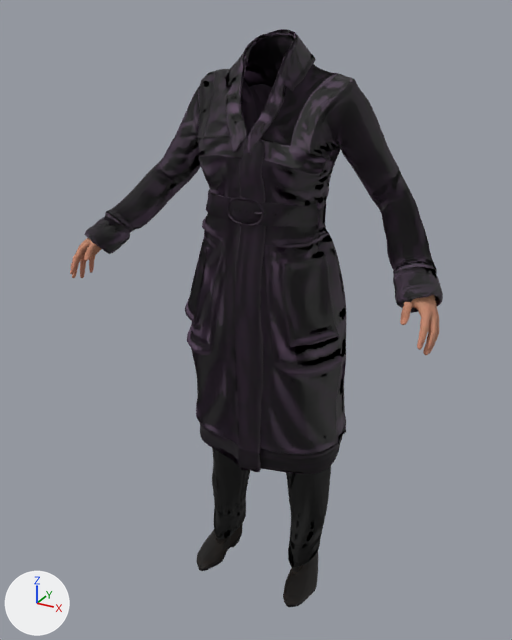
A saved change to the glTF model assets/people/mh/defne.dress-warm.gltf.
Both versions are drawn from a camera (50 mm lens) standing at (0.779, -1.45, 0.376) and looking at (-0.027, 0.016, -0.357). Every picture has the same lights, and +X, +Y and +Z are marked at lower left. The picture after the commit comes second. Where no turn or scale is listed for an object, it has been applied to the vertices. Vertices at exactly the same position are counted once.

Objects in the first picture: 'body', 'clothes:punkduck_winter_coat', 'clothes:toigo_ankle_boots_female', 'clothes:toigo_wool_pants'.
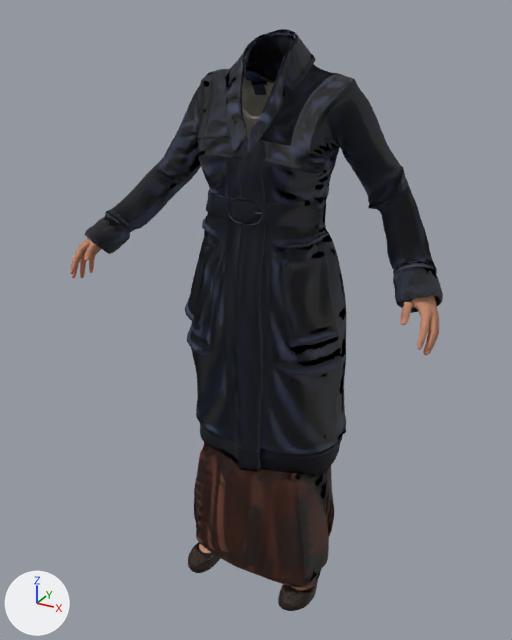
The newer file is also turned or shifted as a whole; pictures and numbers use the older file's frame.

Location of each change, (x1, y1, x2, y2) in pixels of the pictures (512 x 640 px; the box of a moved part takes in the faces that stretch with it):
'clothes:mindfront_f_dress_09', added (brown)
    after: (194, 442, 334, 589)
'clothes:toigo_wool_pants', deleted
    before: (212, 448, 331, 568)
'clothes:toigo_ankle_boots_female', deleted
    before: (197, 523, 318, 607)
'clothes:toigo_flats', added
    after: (188, 542, 318, 611)
'clothes:elvs_ruffle_sleeve_peasant_blouse_1', added
    after: (242, 76, 275, 138)
part 1 of me_clothes_punkduck_winter_coat, moved or reshaped
    before: (172, 73, 412, 218)
    after: (172, 73, 413, 218)

The edits, one by one:
Picture '97f60ddf9a34077329aa.webp' (img_97f60ddf9a34077329aa_webp) is new.
Picture 'weave:leather:toigo_flats' (img_weave_leather_toigo_flats) is new.
Picture 'weave:wool:mindfront_f_dress_09:in' (img_weave_wool_mindfront_f_dress_09_in) is new.
Picture 'e846f87e74ed1182ff48.webp' (img_e846f87e74ed1182ff48_webp) is new.
Picture 'bdc4f0d3a9fb1ecb912b.webp' (img_bdc4f0d3a9fb1ecb912b_webp) is new.
Picture 'weave:canvas:elvs_ruffle_sleeve_peasant_blouse_1:in' (img_weave_canvas_elvs_ruffle_sleeve_peasant_blouse_1_in) is new.
Material 'clothes:toigo_flats' (mat_clothes_toigo_flats) is new.
Uses the picture img_97f60ddf9a34077329aa_webp.
Uses the picture img_weave_leather_toigo_flats.
Material 'clothes:mindfront_f_dress_09' (mat_clothes_mindfront_f_dress_09) is new.
Uses the picture img_e846f87e74ed1182ff48_webp.
Uses the picture img_weave_wool_mindfront_f_dress_09_in.
Material 'clothes:elvs_ruffle_sleeve_peasant_blouse_1' (mat_clothes_elvs_ruffle_sleeve_peasant_blouse_1) is new.
Uses the picture img_bdc4f0d3a9fb1ecb912b_webp.
Uses the picture img_weave_canvas_elvs_ruffle_sleeve_peasant_blouse_1_in.
me_clothes_punkduck_winter_coat is used by ob_clothes_punkduck_winter_coat; location (0.0, 0.0, 0.0).
me_clothes_punkduck_winter_coat had 14898 vertices, 29630 faces and spanned x -0.461..0.461, y -0.146..0.201, z -0.737..0.333.
me_clothes_punkduck_winter_coat now has 14904 vertices, 29642 faces and spans x -0.461..0.461, y -0.146..0.201, z -0.737..0.333.
me_clothes_punkduck_winter_coat part 1: 430 vertices moved from x -0.263..0.336, y -0.105..0.141, z -0.048..0.246 to x -0.262..0.337, y -0.105..0.14, z -0.048..0.246; 15 vertices removed from x -0.006..0.282, y -0.105..0.043, z -0.037..0.116; 21 vertices added at x -0.009..0.282, y -0.106..0.036, z -0.037..0.117.
Other edits to the shape of me_clothes_punkduck_winter_coat do not show in these pictures.
Mesh me_clothes_toigo_flats is new.
It has 3778 vertices, 7539 faces and spans x -0.199..0.199, y 0.196..0.431, z -0.101..-0.043.
It uses material mat_clothes_toigo_flats.
Mesh me_clothes_mindfront_f_dress_09 is new.
It has 7972 vertices, 15163 faces and spans x -0.437..0.437, y 0.197..0.524, z -0.057..1.254.
It uses material mat_clothes_mindfront_f_dress_09.
Mesh me_clothes_elvs_ruffle_sleeve_peasant_blouse_1 is new.
It has 3040 vertices, 5188 faces and spans x -0.156..0.156, y 0.254..0.47, z 0.756..1.276.
It uses material mat_clothes_elvs_ruffle_sleeve_peasant_blouse_1.
Object 'clothes:toigo_ankle_boots_female' (ob_clothes_toigo_ankle_boots_female) is deleted.
Object 'clothes:toigo_wool_pants' (ob_clothes_toigo_wool_pants) is deleted.
Object 'clothes:toigo_flats' (ob_clothes_toigo_flats) is new; it shows me_clothes_toigo_flats.
Its location is (0.0, -0.338, -1.03).
Object 'clothes:mindfront_f_dress_09' (ob_clothes_mindfront_f_dress_09) is new; it shows me_clothes_mindfront_f_dress_09.
Its location is (0.0, -0.338, -1.03).
Object 'clothes:elvs_ruffle_sleeve_peasant_blouse_1' (ob_clothes_elvs_ruffle_sleeve_peasant_blouse_1) is new; it shows me_clothes_elvs_ruffle_sleeve_peasant_blouse_1.
Its location is (0.0, -0.338, -1.03).
